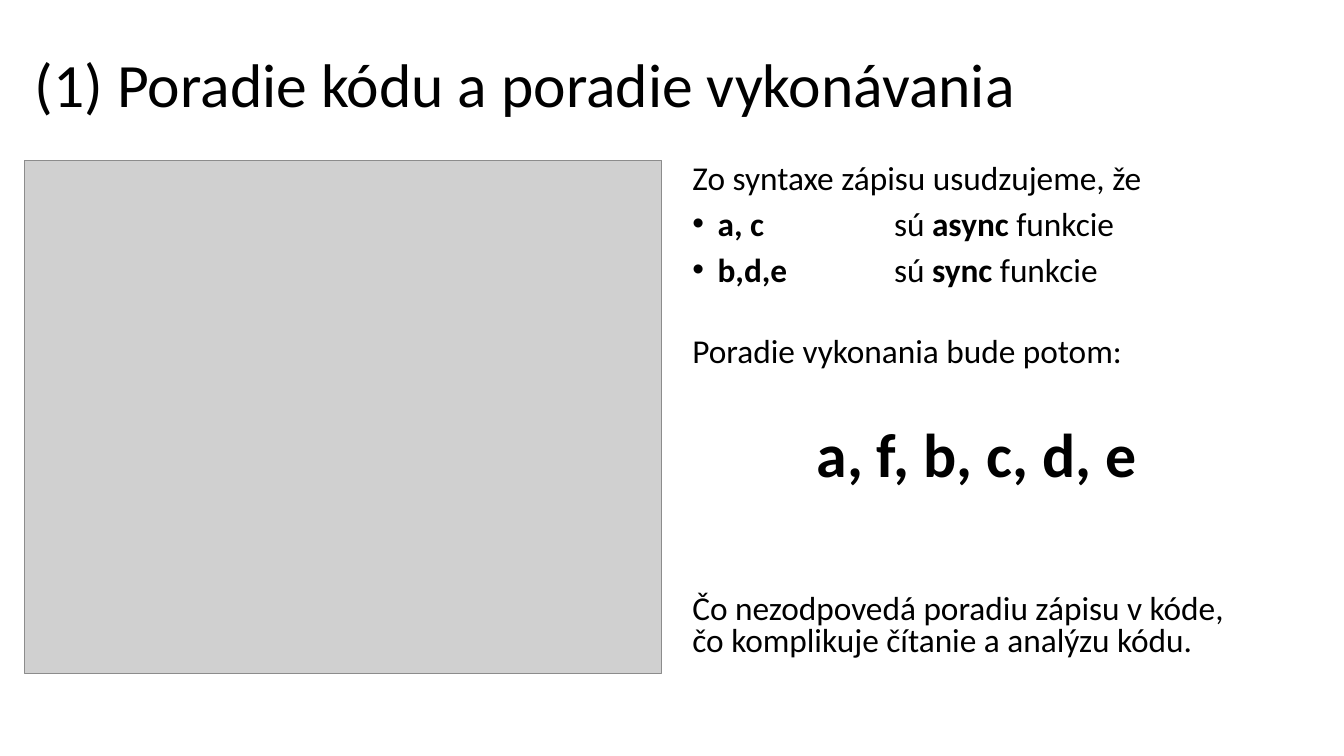
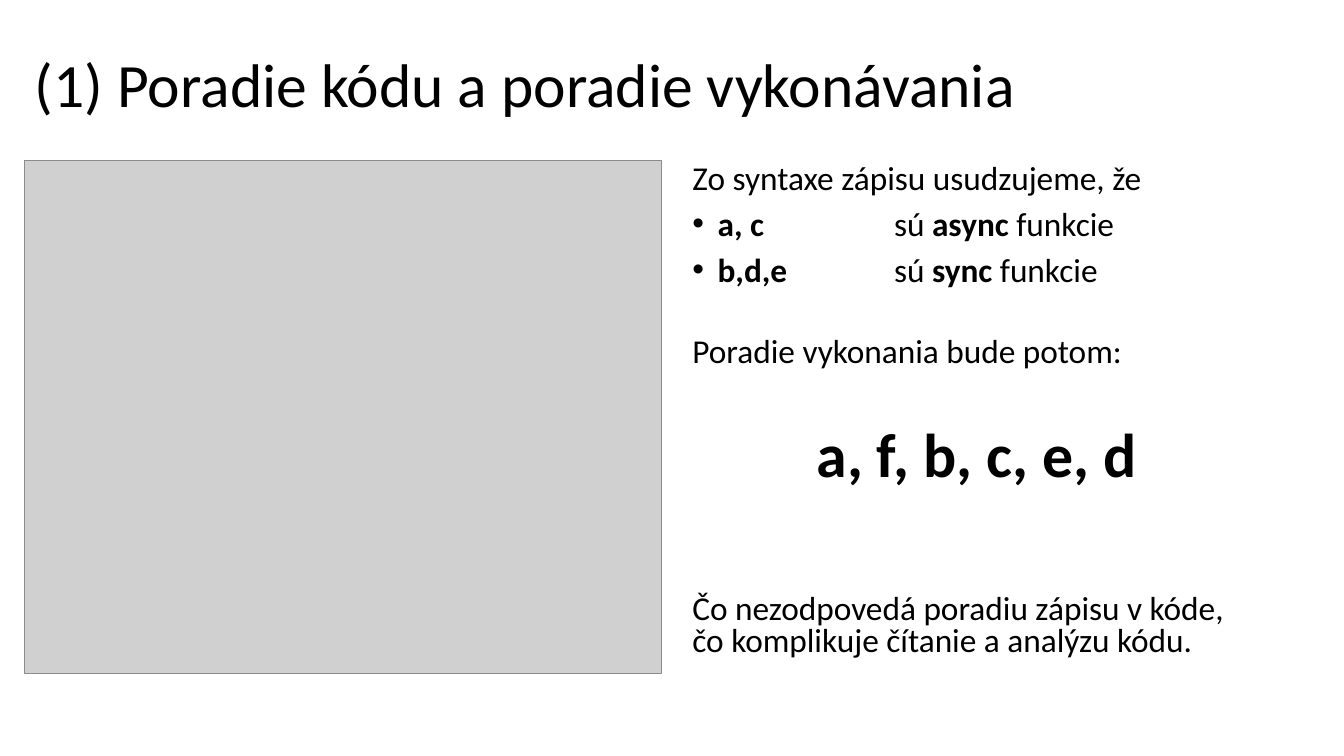
Before and after one commit to tomasbabjak/wawjs, a slide deck: slide 13 of 07-prednaska/07.01-async-callbacks.pptx. Drawn at 1344x756 pixels with LibreOffice and Linux fonts; fonts in the diff are those of the drawing; grey boxes stand for pictures. Boxes give left, top, right and bottom in pixels: in the first picture for what was removed or moved away, otherwise in the second. Text is boxed around its words. In the diff, an @@ line names an element or a change of style, - is before the commit and + after.

```diff
--- a/07-prednaska/07.01-async-callbacks.pptx
+++ b/07-prednaska/07.01-async-callbacks.pptx
@@ text at [817,433,1136,485]: text changed @@
-a, f, b, c, d, e
+a, f, b, c, e, d
```
Also in this commit, not shown: 2 other slides changed, 7 other files.
